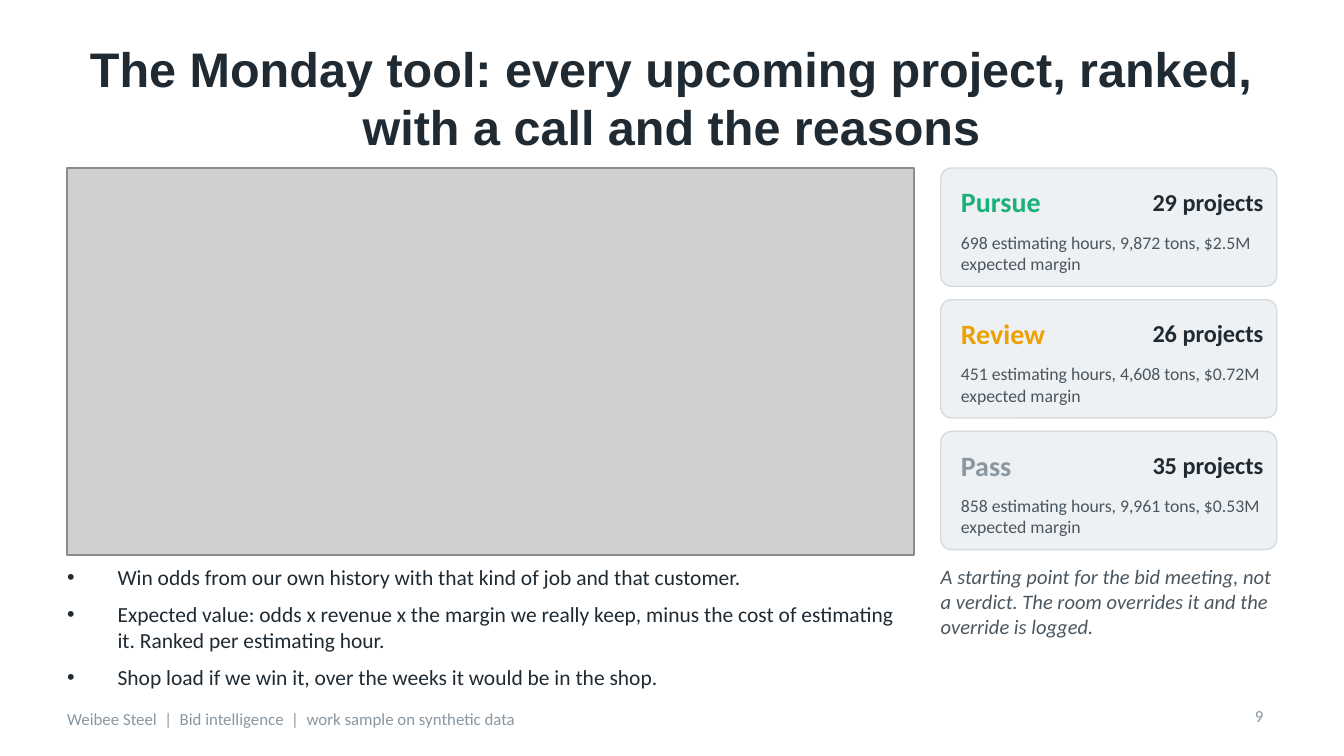
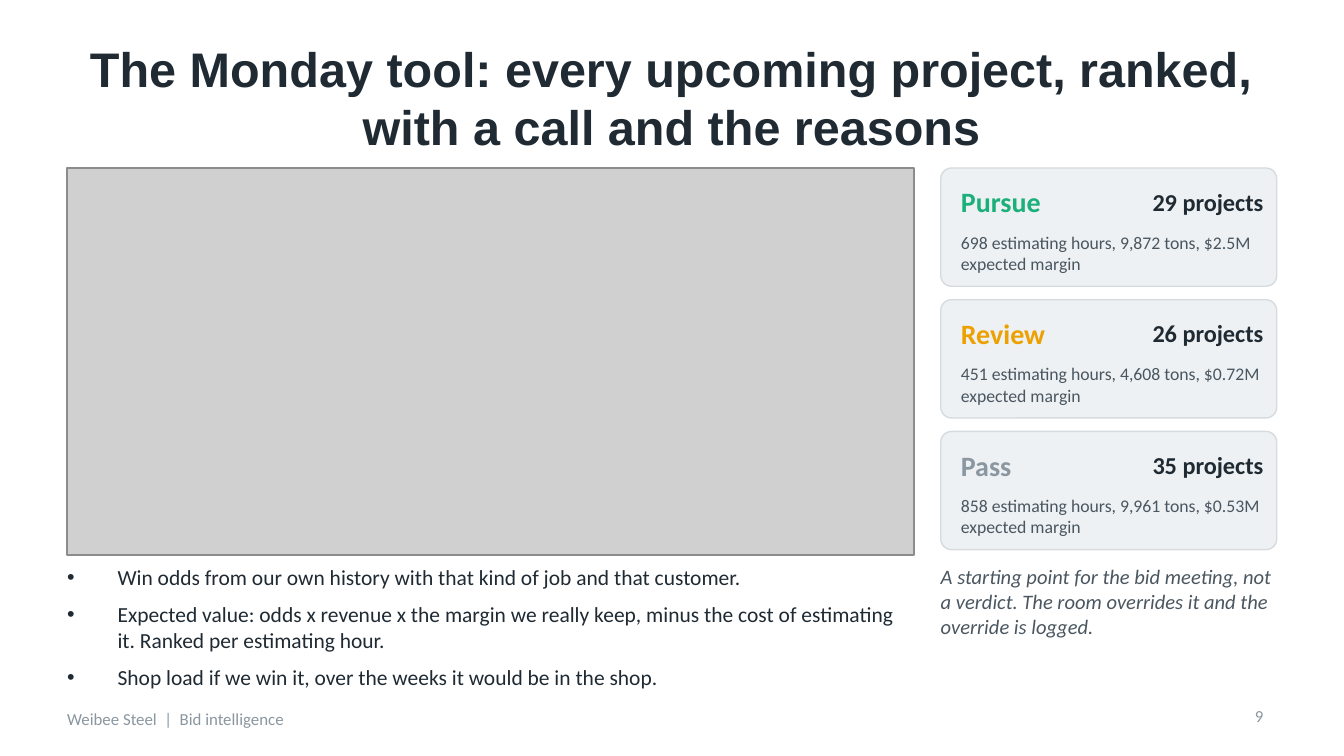
Before and after one commit to dpk-rdy/SupplyChainOps, a slide deck: slide 9 of weibee-steel/docs/Weibee_Bid_Intelligence_Executive_Overview.pptx. Drawn at 1344x756 pixels with LibreOffice and Linux fonts; fonts in the diff are those of the drawing; grey boxes stand for pictures. Boxes give left, top, right and bottom in pixels: in the first picture for what was removed or moved away, otherwise in the second. Text is boxed around its words. In the diff, an @@ line names an element or a change of style, - is before the commit and + after.

```diff
--- a/weibee-steel/docs/Weibee_Bid_Intelligence_Executive_Overview.pptx
+++ b/weibee-steel/docs/Weibee_Bid_Intelligence_Executive_Overview.pptx
@@ text at (67, 713, 283, 728): text changed @@
-Weibee Steel | Bid intelligence | work sample on synthetic data
+Weibee Steel | Bid intelligence
```
Also in this commit, not shown: 11 other slides changed, 3 other files.
